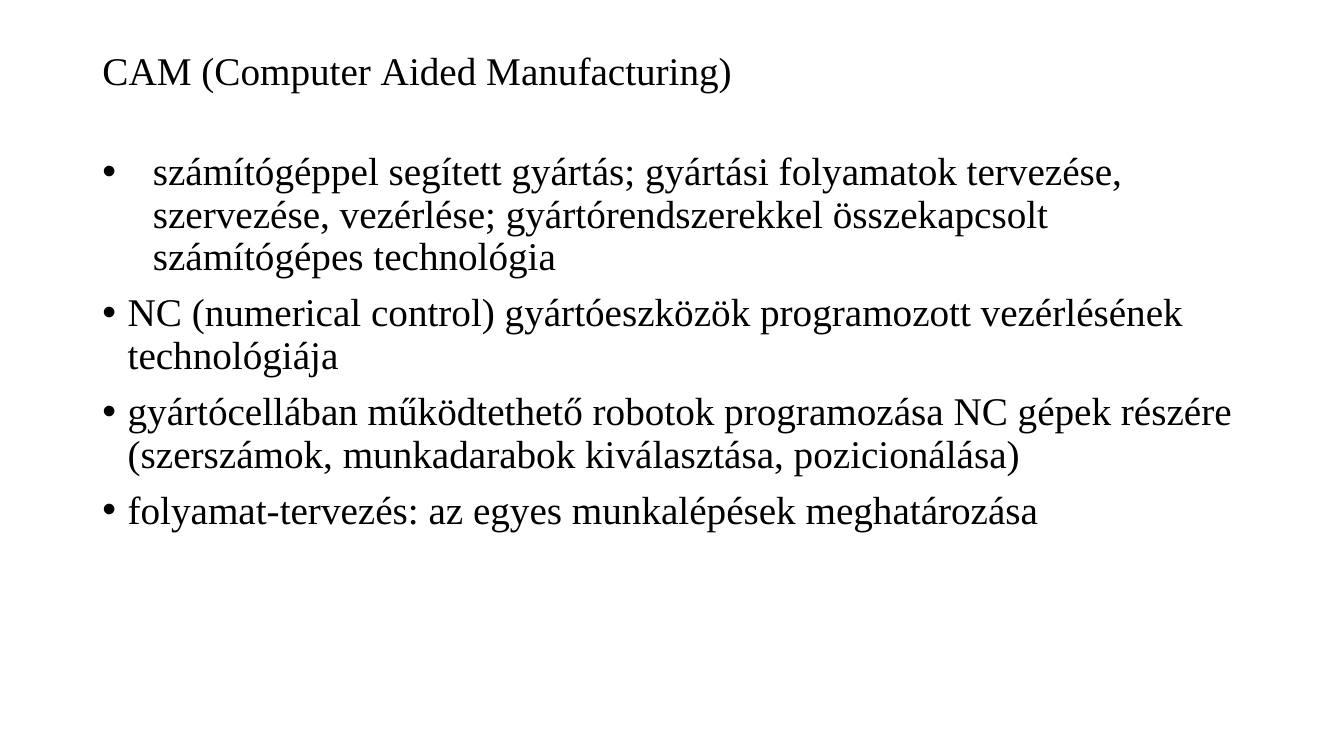
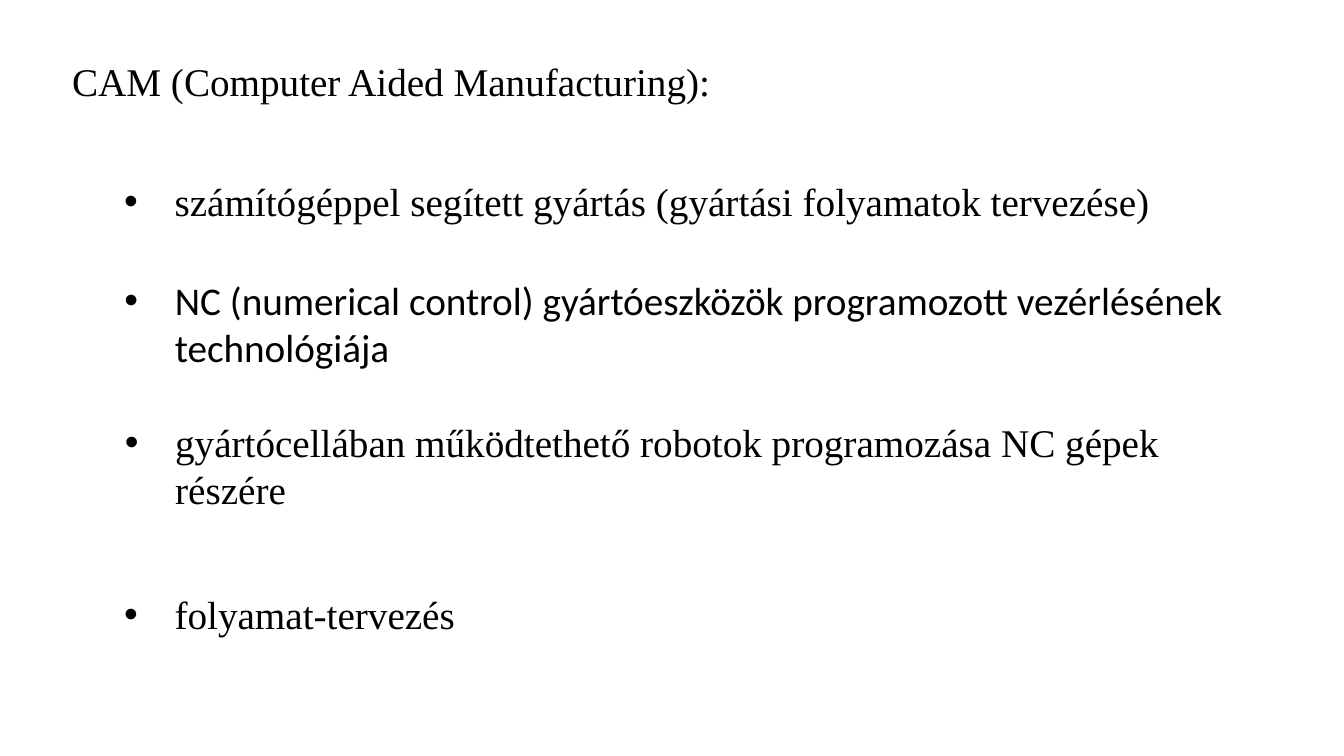
Before and after one commit to RCsSto/cad-cam-szunetment, a slide deck: slide 4 of CADCAM.pptx. Drawn at 1344x756 pixels with LibreOffice and Linux fonts; fonts in the diff are those of the drawing. Boxes give left, top, right and bottom in pixels: in the first picture for what was removed or moved away, otherwise in the second. Text is boxed around its words. In the diff, an @@ line names an element or a change of style, - is before the commit and + after.

```diff
--- a/CADCAM.pptx
+++ b/CADCAM.pptx
@@ title at (x1=72, y1=68, x2=710, y2=104): text changed @@
-CAM (Computer Aided Manufacturing)
+CAM (Computer Aided Manufacturing):
@@ text removed at (x1=128, y1=157, x2=1232, y2=531) @@
-• számítógéppel segített gyártás; gyártási folyamatok tervezése, szervezése, vezérlése; gyártórendszerekkel összekapcsolt számítógépes technológia
-• NC (numerical control) gyártóeszközök programozott vezérlésének technológiája
-• gyártócellában működtethető robotok programozása NC gépek részére (szerszámok, munkadarabok kiválasztása, pozicionálása)
-• folyamat-tervezés: az egyes munkalépések meghatározása
@@ text added at (x1=175, y1=188, x2=1150, y2=223), 28 pt, text #000000 @@
+• számítógéppel segített gyártás (gyártási folyamatok tervezése)
@@ text added at (x1=175, y1=286, x2=1222, y2=369), 28 pt, text #000000 @@
+• NC (numerical control) gyártóeszközök programozott vezérlésének technológiája
@@ text added at (x1=175, y1=429, x2=1158, y2=505), 28 pt, text #000000 @@
+• gyártócellában működtethető robotok programozása NC gépek részére
@@ text added at (x1=175, y1=601, x2=455, y2=636), 28 pt, text #000000 @@
+• folyamat-tervezés
```
Also in this commit, not shown: 2 other slides changed, 2 slides added.
